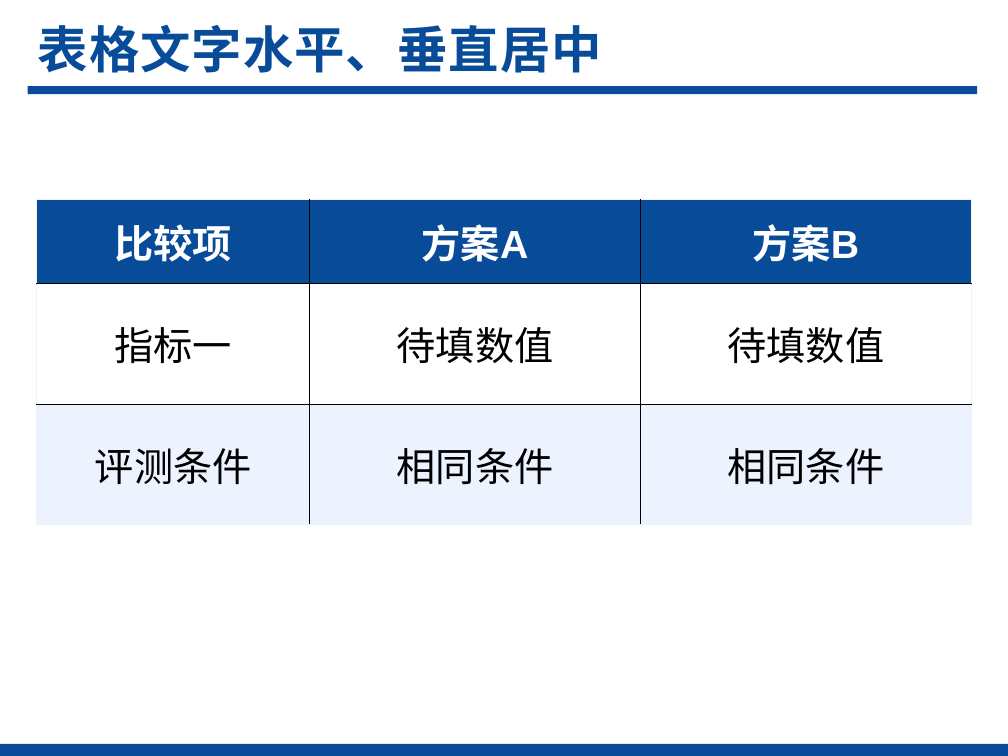
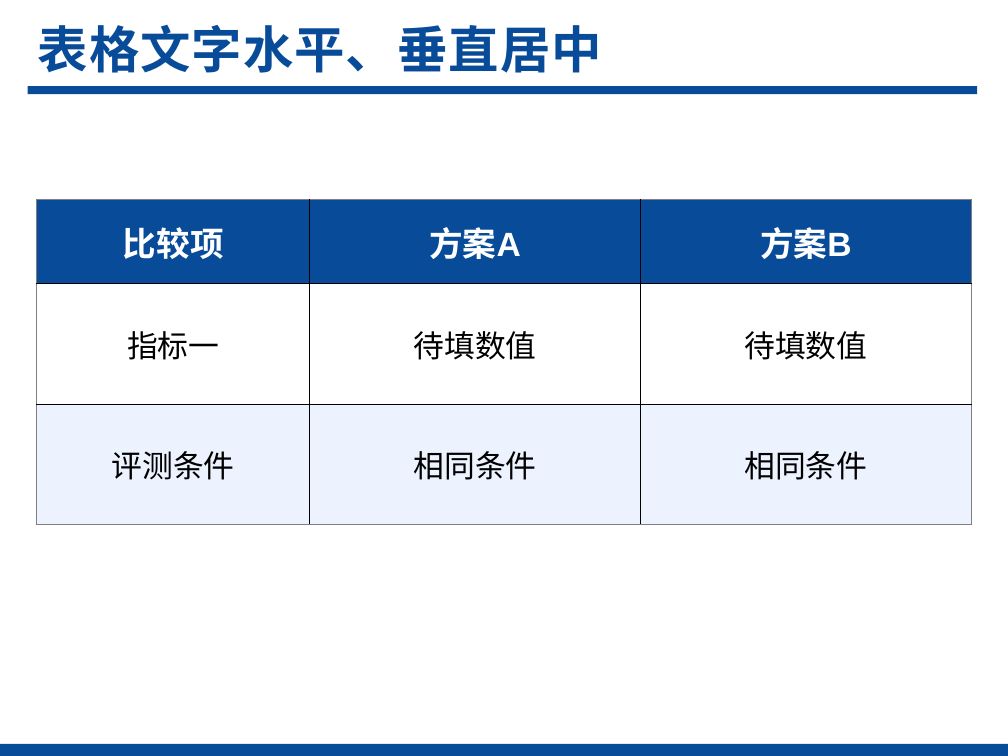
Before and after one commit to realihang/academic-ppt-skill, a slide deck: slide 13 of assets/reference-4x3.pptx. Drawn at 1008x756 pixels with LibreOffice and Linux fonts; fonts in the diff are those of the drawing. Boxes give left, top, right and bottom in pixels: in the first picture for what was removed or moved away, otherwise in the second. Text is boxed around its words. In the diff, an @@ line names an element or a change of style, - is before the commit and + after.

Commit message:
Refine Academic PPT typography, borders and reference resources

```diff
--- a/assets/reference-4x3.pptx
+++ b/assets/reference-4x3.pptx
@@ table at [36, 200, 971, 525] @@
@@ size 28 to 24 pt in "比较项", "方案A", "方案B" @@
@@ size 28 to 22 pt in "指标一", "待填数值", "待填数值", "评测条件" and 2 more places @@
@@ borders changed @@
```
Also in this commit, not shown: 12 other slides changed, 12 other files.
